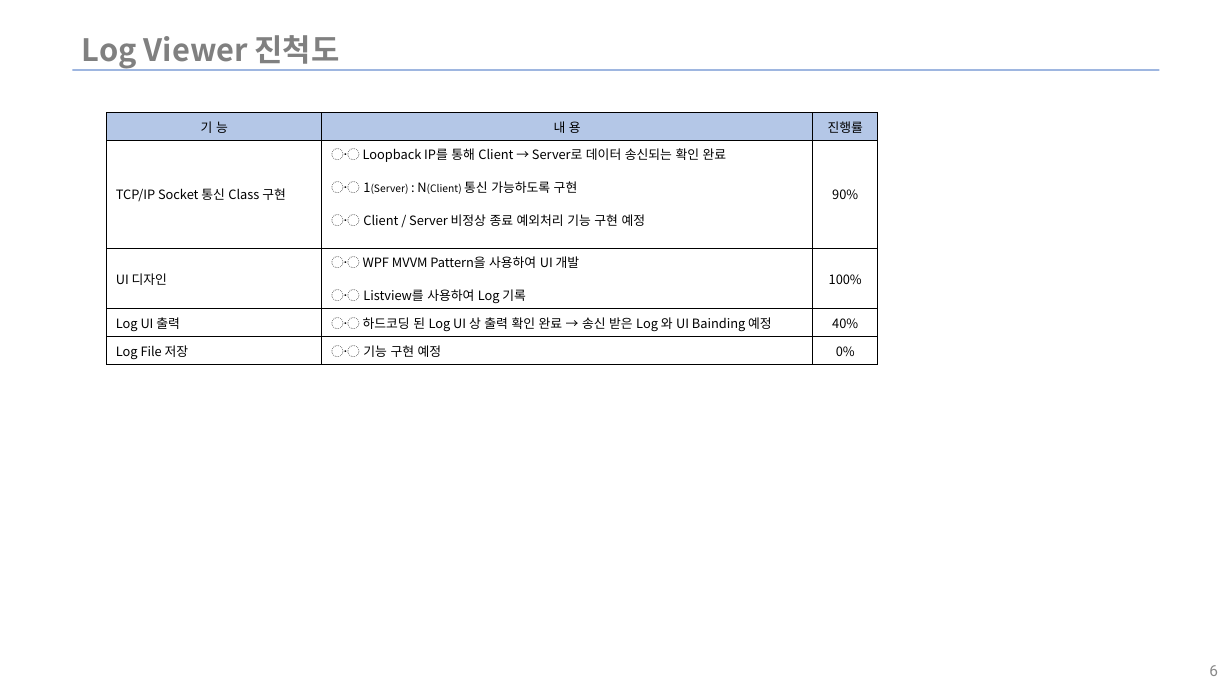
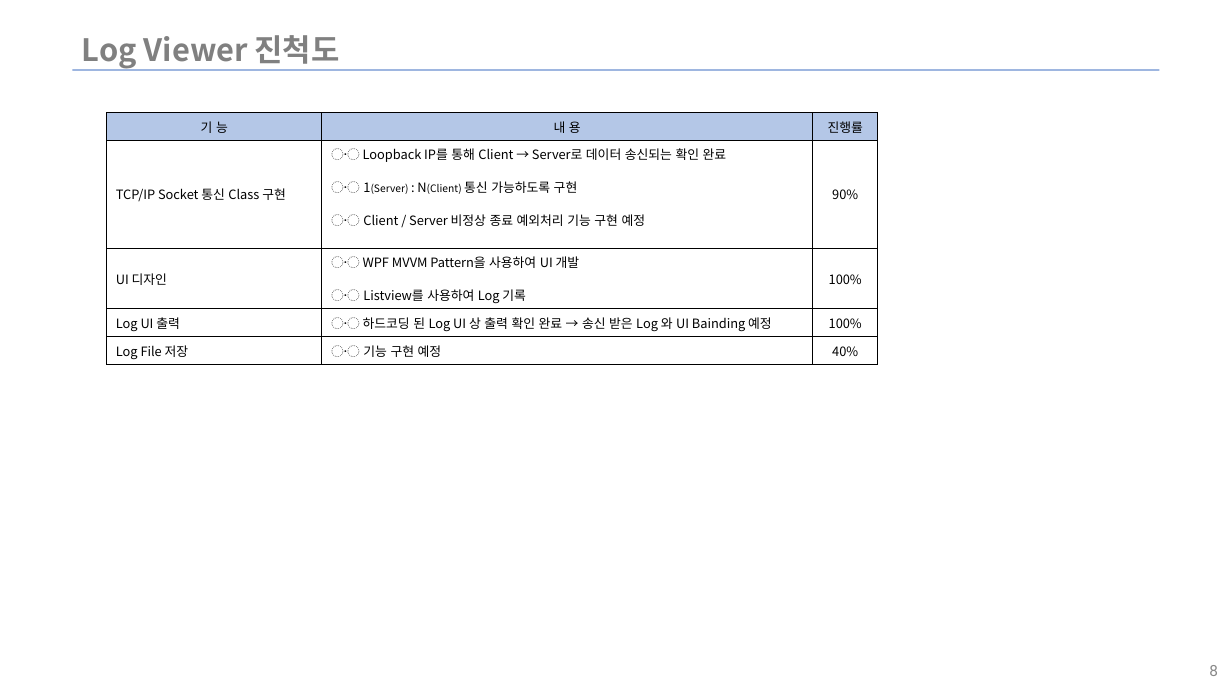
Before and after one commit to WinWooPark/ImageViewer_wpf, a slide deck: slide 8 of Csharp_study_Plan.pptx (slide 6 before the commit). Drawn at 1232x693 pixels with LibreOffice and Linux fonts; fonts in the diff are those of the drawing; background and template pictures are left out. Boxes give left, top, right and bottom in pixels: in the first picture for what was removed or moved away, otherwise in the second. Text is boxed around its words. In the diff, an @@ line names an element or a change of style, - is before the commit and + after.

```diff
--- a/Csharp_study_Plan.pptx
+++ b/Csharp_study_Plan.pptx
@@ table at (106, 113, 878, 364) @@
-row 4, column 3: 40%
+row 4, column 3: 100%
-row 5, column 3: 0%
+row 5, column 3: 40%
```
Also in this commit, not shown: 1 other slide changed, 2 slides added, 10 other files.
